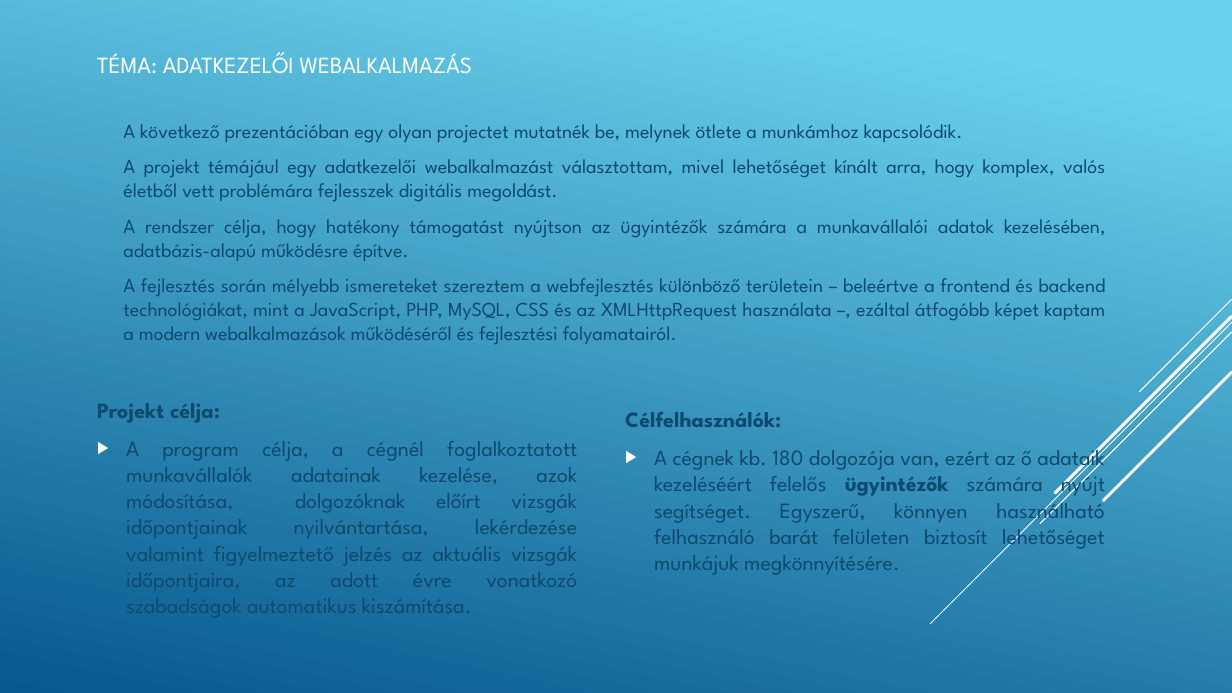
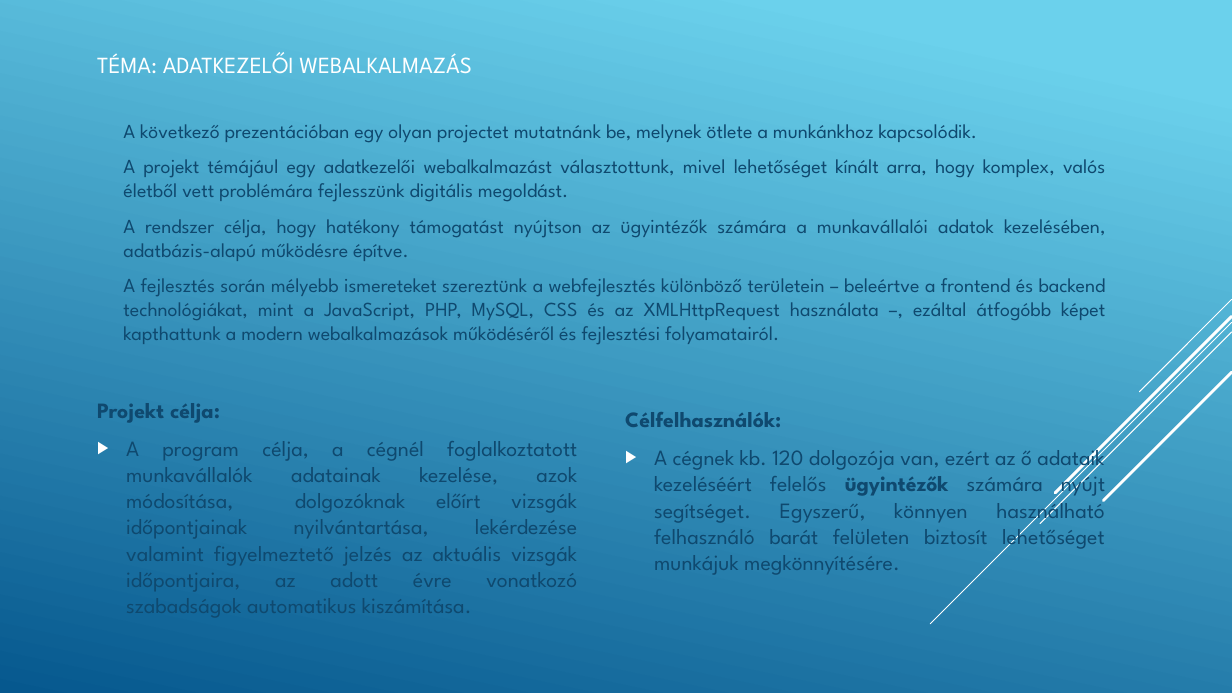
Before and after one commit to lekkaLive/lekkaproject, a slide deck: slide 2 of prezentacio/Adatkezelői webalkalmazás.pptx. Drawn at 1232x693 pixels with LibreOffice and Linux fonts; fonts in the diff are those of the drawing. Boxes give left, top, right and bottom in pixels: in the first picture for what was removed or moved away, otherwise in the second. Text is boxed around its words. In the diff, an @@ line names an element or a change of style, - is before the commit and + after.

```diff
--- a/prezentacio/Adatkezelői webalkalmazás.pptx
+++ b/prezentacio/Adatkezelői webalkalmazás.pptx
@@ text at [123,124,1105,201]: text changed @@
-A következő prezentációban egy olyan projectet mutatnék be, melynek ötlete a munkámhoz kapcsolódik.
-A projekt témájául egy adatkezelői webalkalmazást választottam, mivel lehetőséget kínált arra, hogy komplex, valós életből vett problémára fejlesszek digitális megoldást.
+A következő prezentációban egy olyan projectet mutatnánk be, melynek ötlete a munkánkhoz kapcsolódik.
+A projekt témájául egy adatkezelői webalkalmazást választottunk, mivel lehetőséget kínált arra, hogy komplex, valós életből vett problémára fejlesszünk digitális megoldást.
@@ text at [123,278,1106,344]: text changed @@
-A fejlesztés során mélyebb ismereteket szereztem a webfejlesztés különböző területein – beleértve a frontend és backend technológiákat, mint a JavaScript, PHP, MySQL, CSS és az XMLHttpRequest használata –, ezáltal átfogóbb képet kaptam a modern webalkalmazások működéséről és fejlesztési folyamatairól.
+A fejlesztés során mélyebb ismereteket szereztünk a webfejlesztés különböző területein – beleértve a frontend és backend technológiákat, mint a JavaScript, PHP, MySQL, CSS és az XMLHttpRequest használata –, ezáltal átfogóbb képet kapthattunk a modern webalkalmazások működéséről és fejlesztési folyamatairól.
@@ text at [654,444,1105,575]: text changed @@
-▶ A cégnek kb. 180 dolgozója van, ezért az ő adataik kezeléséért felelős ügyintézők számára nyújt segítséget. Egyszerű, könnyen használható felhasználó barát felületen biztosít lehetőséget munkájuk megkönnyítésére.
+▶ A cégnek kb. 120 dolgozója van, ezért az ő adataik kezeléséért felelős ügyintézők számára nyújt segítséget. Egyszerű, könnyen használható felhasználó barát felületen biztosít lehetőséget munkájuk megkönnyítésére.
```
Also in this commit, not shown: 9 other slides changed, 2 other files.
